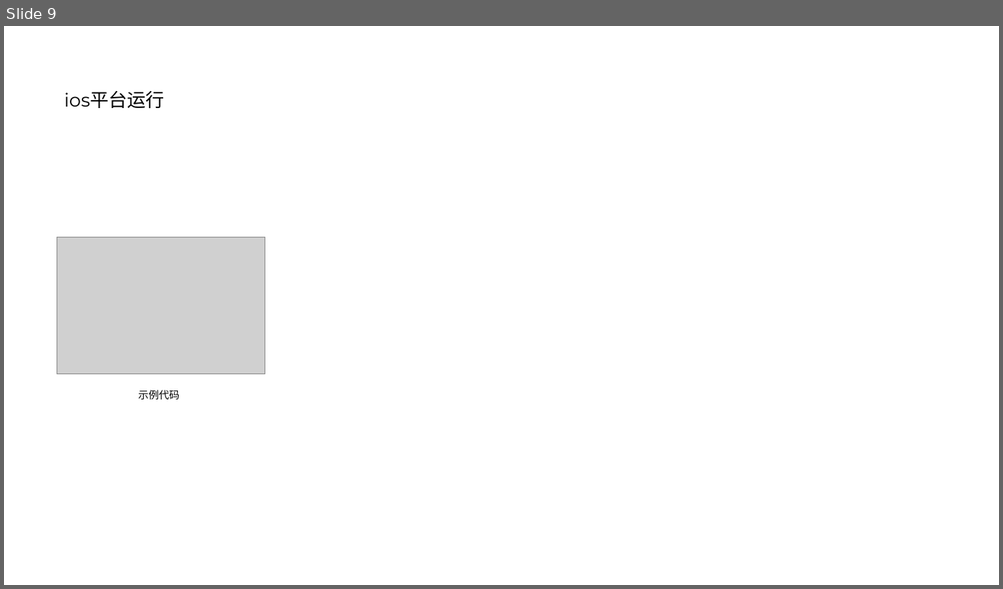
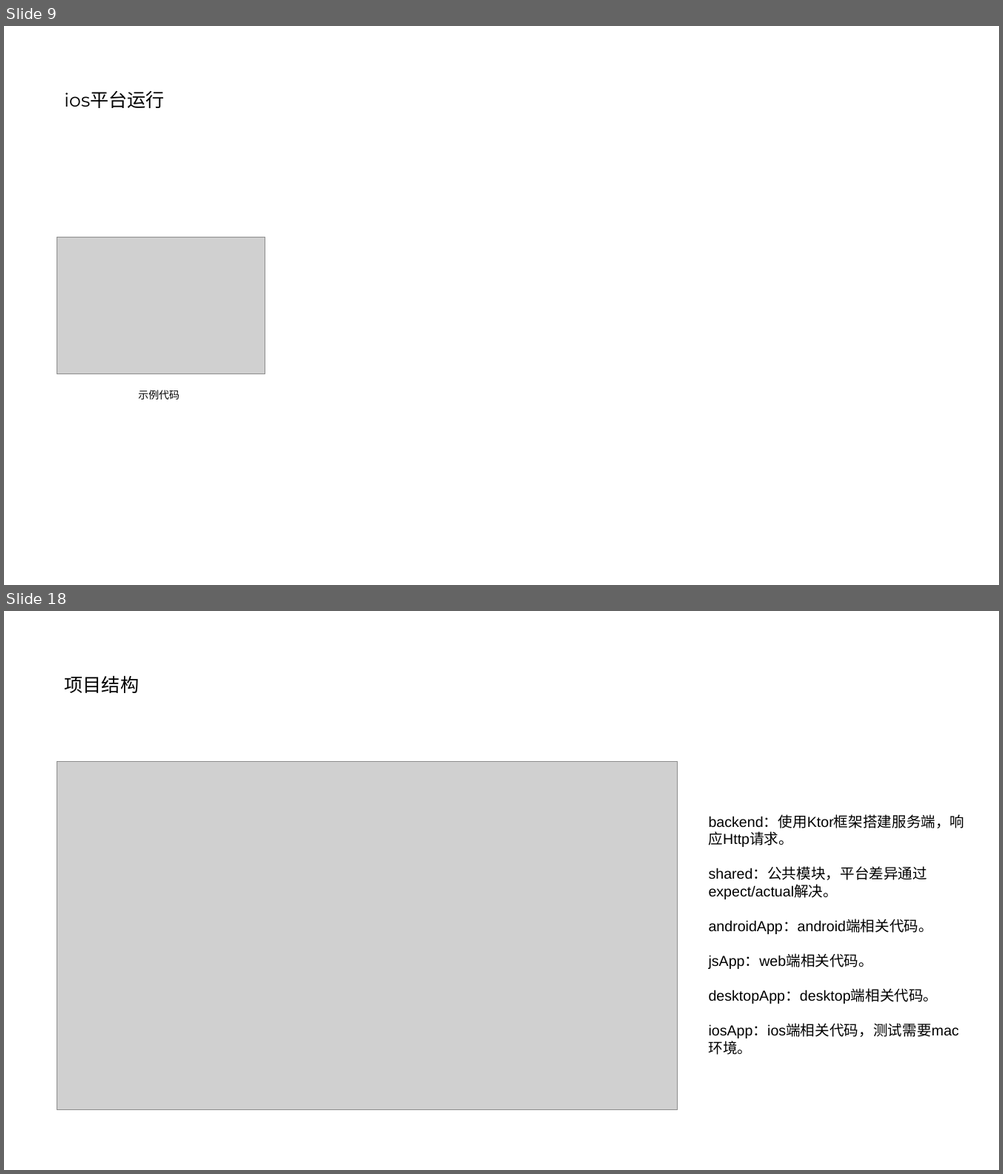
Before and after one commit to nosleepy/multiplatform_app, a slide deck: Kotlin跨平台开发实践.pptx. Shown one above the other, each under a label of ours: slide 9 before the commit, slides 9 and 18 after it; the slides between them are not shown. The pictures are 1003x589 and 1003x1174 pixels, drawn with LibreOffice and Linux fonts; fonts in the diff are those of the drawing; grey boxes stand for pictures. Boxes give left, top, right and bottom in pixels: in the first picture for what was removed or moved away, otherwise in the second. Text is boxed around its words. In the diff, an @@ line names an element or a change of style, - is before the commit and + after.

```diff
--- a/Kotlin跨平台开发实践.pptx
+++ b/Kotlin跨平台开发实践.pptx
@@ slide 18 added at (4, 611, 999, 1170), background #FFFFFF @@
@@ title added at (64, 675, 139, 693), 18 pt, text #000000 @@
+项目结构
@@ picture added at (57, 762, 677, 1111) @@
@@ text added at (708, 816, 965, 1055), 14 pt, text #000000 @@
+backend：使用Ktor框架搭建服务端，响应Http请求。
+shared：公共模块，平台差异通过expect/actual解决。
+androidApp：android端相关代码。
+jsApp：web端相关代码。
+desktopApp：desktop端相关代码。
+iosApp：ios端相关代码，测试需要mac环境。
```
Also in this commit, not shown: 14 other slides added, 1 other file.
